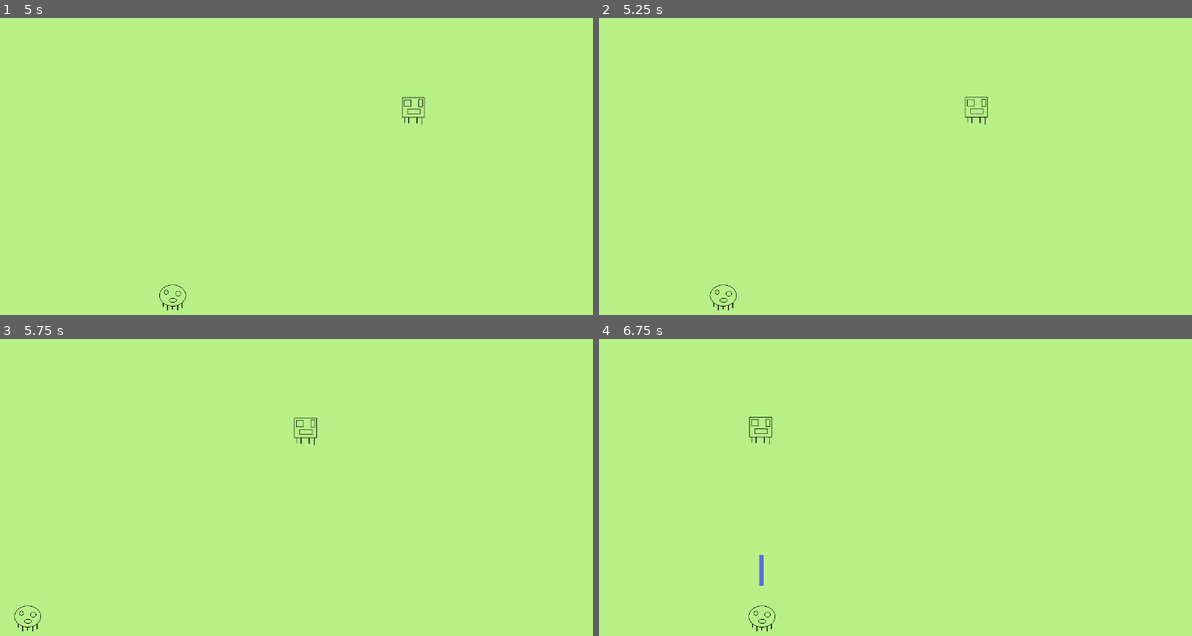
Above: before the commit, frames 1-4 (two rows, left to right).
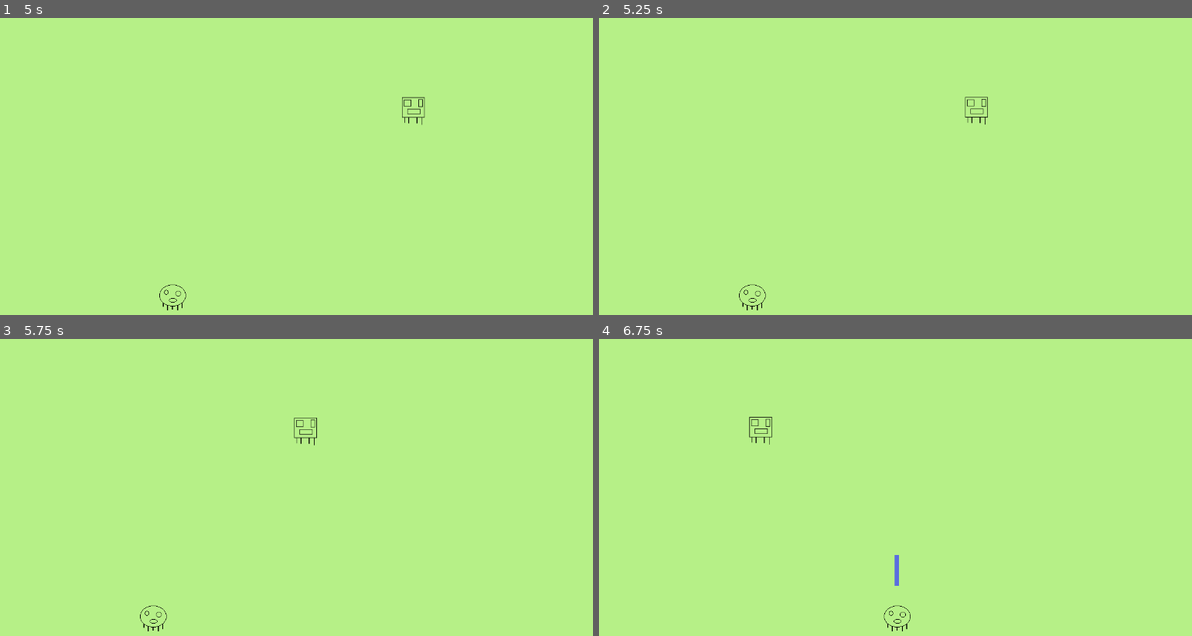
Above: after the commit, the same moments.

Repository: brandon-dodds/SpaceInvaders
Game: Godot game, scene res://scenes/Main.tscn
The game is run twice, just before and just after one commit, with the same random seed, the same clock (stepped at 60 frames per second) and the same inputs. The project has no main scene, so this scene is started directly.
Inputs:
- Up to frame 1 (5 s): hold Right (ui_right) 0.53-1.28 s; hold Left (ui_left) 1.28-2.03 s; hold Right (ui_right) 2.03-2.78 s; hold Up (ui_up) 2.78-3.53 s; hold Left (ui_left) from 3.53 s (still down)
- Up to frame 2 (5.25 s): keep holding Left (ui_left)
- Up to frame 3 (5.75 s): keep holding Left (ui_left)
- Up to frame 4 (6.75 s): release Left (ui_left) at 5.78 s; hold Right (ui_right) 5.78-6.53 s; hold Up (ui_up) from 6.53 s (still down)

Frame 1 is identical in both runs. In frame 2, 0.2% of the frame differs, in the area x 18-29%, y 89-99%; in frame 3, 0.2%; in frame 4, 0.3%, in the area x 25-53%, y 72-99%.

Commit message:
Player clamp script.

Diff:
--- a/scenes/Player.gd
+++ b/scenes/Player.gd
@@ -21,8 +21,7 @@
 	if velocity.length() > 0:
 		velocity = velocity.normalized() * speed
 	position += velocity * delta
-	position.x = clamp(position.x, 0, screen_size.x)
-	position.y = clamp(position.y, 0, screen_size.y)
+	position.x = clamp(position.x, screen_size.x / 4, 3 * screen_size.x /4)
 
 func start(pos):
 	position = pos
